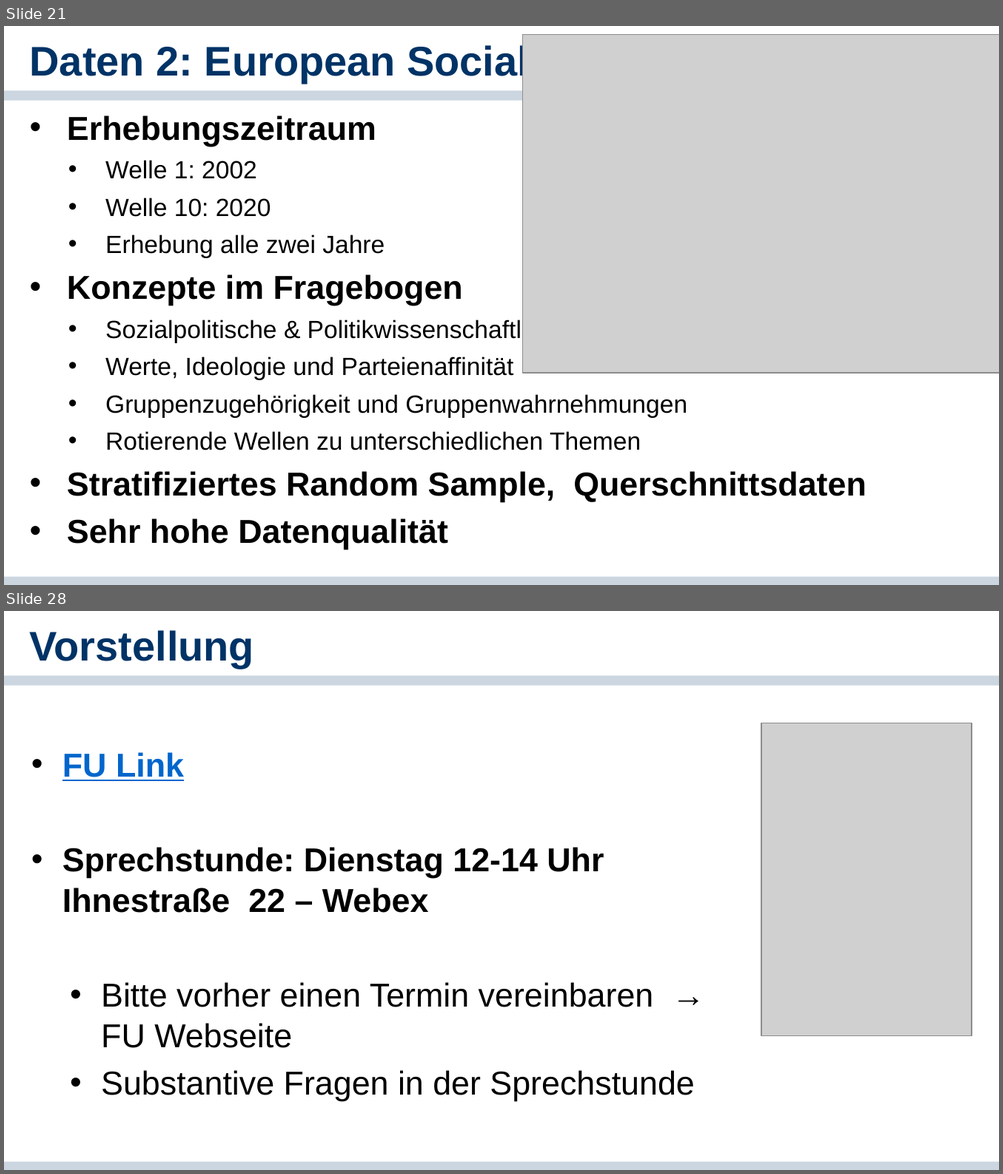
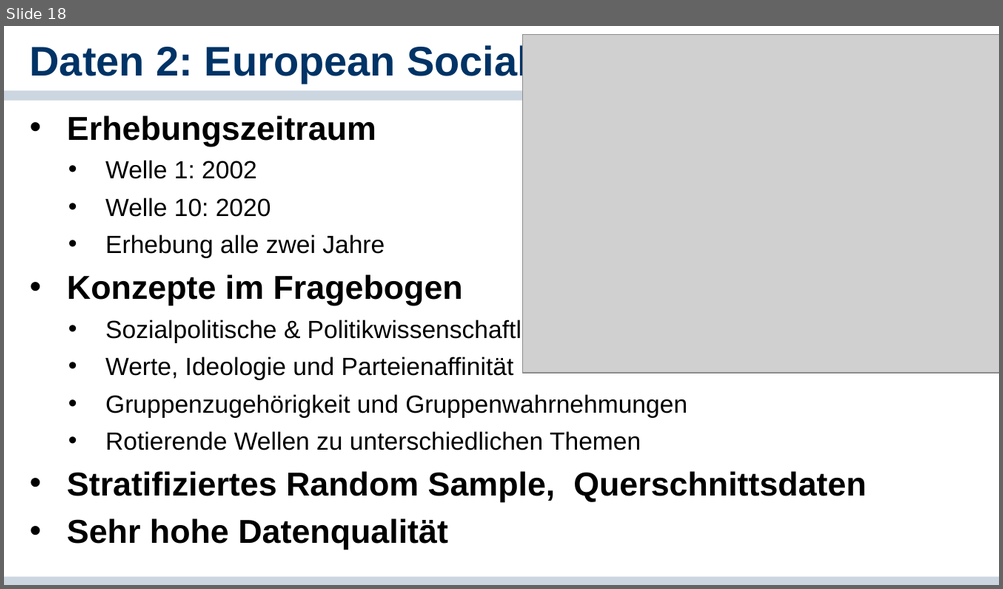
Before and after one commit to cgnguyen/class_political_psychology, a slide deck: 2_Slides_Literature/2_Basics of Political Psychology/2-Methoden und Theorien der politischen Psychologie.pptx. Shown one above the other, each under a label of ours: slides 21 and 28 before the commit, slide 18 after it; the slides between them are not shown. The pictures are 1003x1174 and 1003x589 pixels, drawn with LibreOffice and Linux fonts; fonts in the diff are those of the drawing; grey boxes stand for pictures; background and template pictures are left out. Boxes give left, top, right and bottom in pixels: in the first picture for what was removed or moved away, otherwise in the second. Text is boxed around its words. In the diff, an @@ line names an element or a change of style, - is before the commit and + after.

```diff
--- a/2_Slides_Literature/2_Basics of Political Psychology/2-Methoden und Theorien der politischen Psychologie.pptx
+++ b/2_Slides_Literature/2_Basics of Political Psychology/2-Methoden und Theorien der politischen Psychologie.pptx
@@ slide 28 removed at box(4, 611, 999, 1170), background #FFFFFF; not listed: 2 template elements that a slide beside it also shows @@
@@ title removed at box(30, 630, 254, 668) @@
-Vorstellung
@@ picture removed at box(761, 723, 970, 1037) @@
@@ text removed at box(62, 752, 694, 1102) @@
-• FU Link
-• Sprechstunde: Dienstag 12-14 Uhr Ihnestraße 22 – Webex
-  • Bitte vorher einen Termin vereinbaren → FU Webseite
-  • Substantive Fragen in der Sprechstunde
@@ what was slide 21 is now slide 18 @@
```
Also in this commit, not shown: 3 slides changed, 2 slides added, 9 other slides removed.
